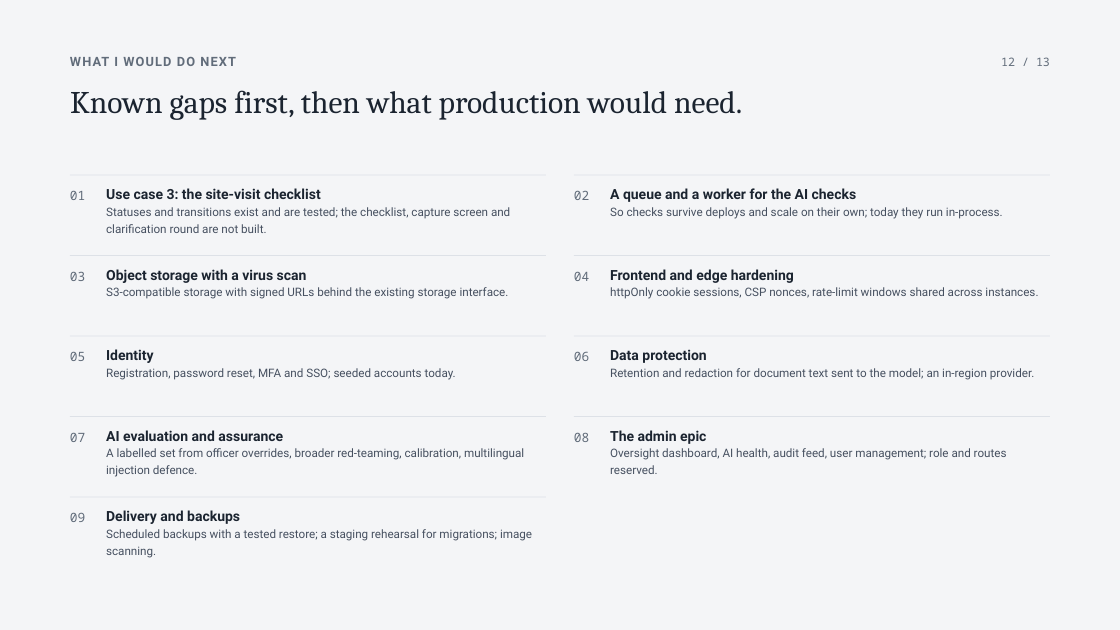
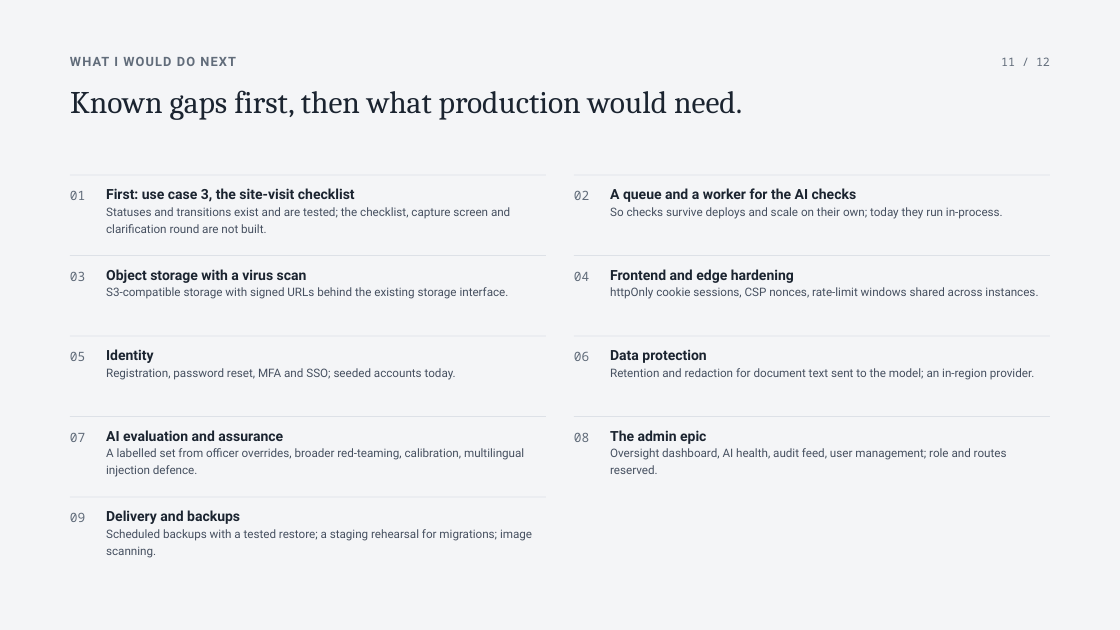
Before and after one commit to SuhaasNv/permitflow, a slide deck: slide 11 of docs/13-debrief/pitch-deck/PermitFlow-pitch.pptx (slide 12 before the commit). Drawn at 1120x630 pixels with LibreOffice and Linux fonts; fonts in the diff are those of the drawing. Boxes give left, top, right and bottom in pixels: in the first picture for what was removed or moved away, otherwise in the second. Text is boxed around its words. In the diff, an @@ line names an element or a change of style, - is before the commit and + after.

```diff
--- a/docs/13-debrief/pitch-deck/PermitFlow-pitch.pptx
+++ b/docs/13-debrief/pitch-deck/PermitFlow-pitch.pptx
@@ text at bbox=[1001, 57, 1050, 66]: text changed @@
-12 / 13
+11 / 12
@@ text at bbox=[106, 188, 355, 202]: text changed @@
-Use case 3: the site-visit checklist
+First: use case 3, the site-visit checklist
```
Also in this commit, not shown: 8 other slides changed, 1 slide added, 2 slides removed, 10 other files.
